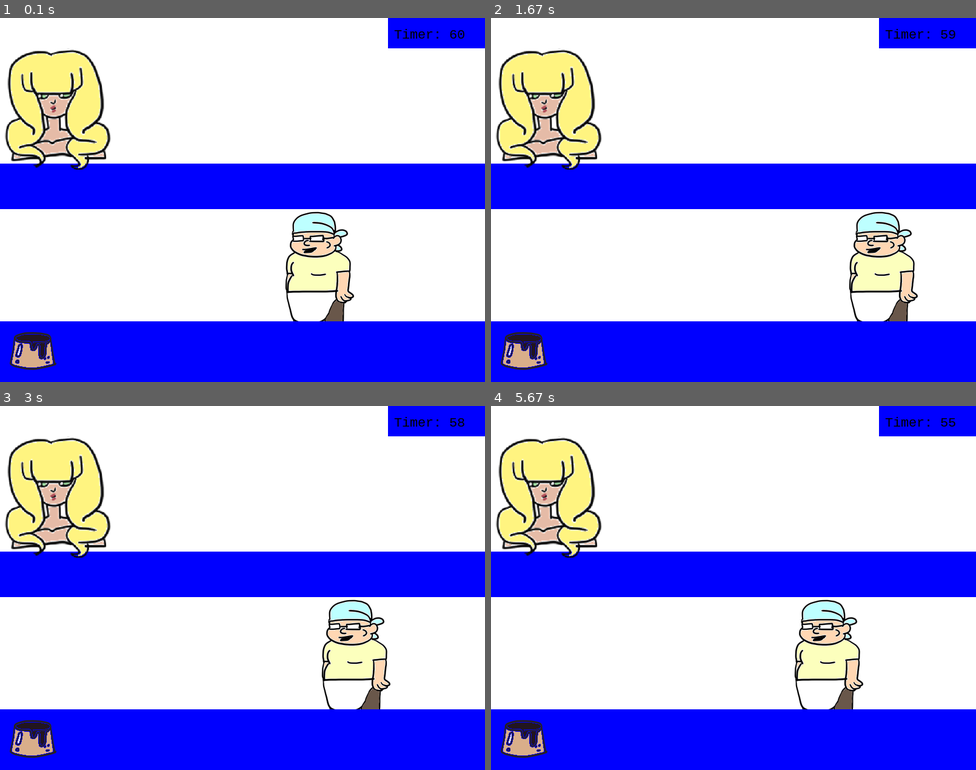
Above: before the commit, frames 1-4 (two rows, left to right).
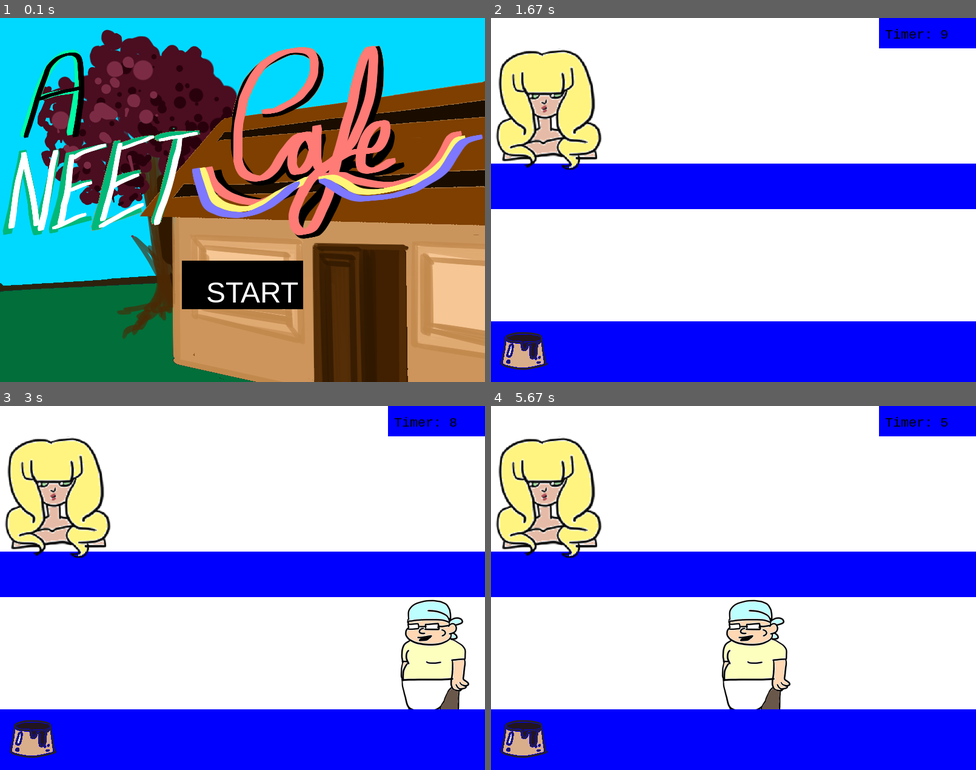
Above: after the commit, the same moments.

Repository: pokemonball34/PyGame
Game: pygame game, started from main.py
Two runs of this game, one before a commit and one after it. Both use one fixed random seed, a clock stepped at 60 frames per second and the inputs below.
Inputs (mouse positions are in pixels of both pictures, inside the frame that each line leads up to):
- Up to frame 1 (0.1 s): no input
- Up to frame 2 (1.67 s): click (733, 283) at 0.38 s, where only the run after the commit has a clickable "START"; hold Right 0.67-1.13 s; move the mouse to (714, 214) at 0.7 s; hold Right 1.17-1.63 s
- Up to frame 3 (3 s): hold Left 1.67-2.2 s; hold Left 2.23-2.63 s; hold Right from 2.67 s (still down)
- Up to frame 4 (5.67 s): release Right at 3.3 s; hold Left 3.33-3.8 s; hold Right 3.83-4.3 s; hold Left 4.83-5.37 s; hold Left from 5.4 s (still down)

The runs differ from the first frame. In frame 1, 99% of the frame differs, in the area x 0-100%, y 0-100%; in frame 2, 2.7%; in frame 3, 5.4%; in frame 4, 5.4%.

Commit message:
Update main.py

Diff:
--- a/main.py
+++ b/main.py
@@ -1,4 +1,3 @@
-# import appication and time
 import pygame
 import time
 
@@ -13,16 +12,19 @@
 
 # GRAPHICS
 main_character = pygame.image.load('main character.png')
+title_screen = pygame.image.load('title screen.png')
+game_over_screen = pygame.image.load('cg-you failed.png')
 # load and scale customer to fit the diplay rather than using it purely at its original size
 customer1 = pygame.image.load('patrons-3.png')
 customer1 = pygame.transform.scale(customer1, (200, 200))
-# load food
 pudding = pygame.image.load('food copy 3.png')
 
 # COLOR PALATE
 BLACK = (0, 0, 0)
 WHITE = (255, 255, 255)
 BLUE = (0, 0, 255)
+
+# ♫ Music and Sound Fx ♫
 
 # Seats; 0 means empty, 1 means taken
 seated_customer = [0, 0, 0, 0]
@@ -32,18 +34,19 @@
 clock = pygame.time.Clock()
 
 game_running = True
-scene = 'in_game'
+scene = 'main_menu'
 
 
-class PlayerCharacter:
+class PlayerCharacter(pygame.sprite.Sprite):
     def __init__(self):
-        self.img = main_character
+        pygame.sprite.Sprite.__init__(self)
+        self.image = main_character
         self.position = None
         self.x = 400
         self.y = 300
 
     def load_sprite(self):
-        game_display.blit(self.img, (self.x, self.y))
+        game_display.blit(self.image, (self.x, self.y))
 
 
 class ServingTable:
@@ -57,8 +60,9 @@
         self.serving_list.remove(food_name)
 
 
-class Customer:
+class Customer(pygame.sprite.Sprite):
     def __init__(self, image):
+        pygame.sprite.Sprite.__init__(self)
         self.img = image
         self.in_restaurant = True
         self.seat_position = -1
@@ -91,7 +95,7 @@
     key_refresh = False
     mouse_refresh = False
     current_pressed_key = None
-    countdown = 60
+    countdown = 10
     pygame.time.set_timer(pygame.USEREVENT, 1000)
     player = PlayerCharacter()
     customer01 = Customer(customer1)
@@ -105,7 +109,7 @@
             if scene == 'main_menu':
                 if event.type == pygame.MOUSEBUTTONDOWN and event.button == 1 and not mouse_refresh:
                     mouse_x, mouse_y = pygame.mouse.get_pos()                                                           # Checks mouse x and y coodinates
-                    if 300 < mouse_x < 500 and 300 < mouse_y < 380:                                                     # Condition, if the cursor is within the button when clicked
+                    if 300 < mouse_x < 500 and 400 < mouse_y < 480:                                                     # Condition, if the cursor is within the button when clicked
                         scene = 'in_game'                                                                               # Enters the Game
                         mouse_refresh = True
 
@@ -120,14 +124,6 @@
                     if countdown == 0:
                         scene = 'game_over'
                         countdown = 60
-                keys = pygame.key.get_pressed()
-
-                if keys[pygame.K_LEFT] and pygame.KEYDOWN:
-                    player.x -= 30
-
-                elif keys[pygame.K_RIGHT] and pygame.KEYDOWN:
-                    player.x += 30
-
             if scene == 'pause_menu':
                 if event.type == pygame.MOUSEBUTTONDOWN and event.button == 1 and not mouse_refresh:
                     scene = 'in_game'
@@ -138,14 +134,12 @@
 
         # Scene Logic Loop
         if scene == 'main_menu':
-            game_display.fill(WHITE)
-            game_title = title_font.render('A NEET Cafe', 1, BLACK)
-            game_display.blit(game_title, (255, 200))
+            game_display.blit(title_screen, (0, 0))
 
             # Start Button
-            pygame.draw.rect(game_display, BLACK, pygame.Rect(300, 300, 200, 80))
+            pygame.draw.rect(game_display, BLACK, pygame.Rect(300, 400, 200, 80))
             start_button = title_font.render('START', 1, WHITE)
-            game_display.blit(start_button, (320, 300))
+            game_display.blit(start_button, (340, 425))
 
         elif scene == 'in_game':
             game_display.fill(WHITE)
@@ -159,16 +153,23 @@
             game_display.blit(pudding, (0, 500))
             game_display.blit(timer, (DISPLAY_WIDTH * 0.8 + 10, 15))
 
+            # Player Controls
+            keys = pygame.key.get_pressed()
+            if keys[pygame.K_LEFT] and pygame.KEYDOWN:
+                player.x -= 10
+
+            elif keys[pygame.K_RIGHT] and pygame.KEYDOWN:
+                player.x += 10
+
+
         elif scene == 'pause_menu':
             pause = title_font.render('PAUSED', 1, BLACK)
             game_display.blit(pause, (DISPLAY_WIDTH / 2, DISPLAY_HEIGHT / 2))
 
         elif scene == 'game_over':
-            game_display.fill(BLACK)
-            game_over_title = my_font.render('GAME OVER', 1, WHITE)
-            game_over_title2 = title_font.render('GAME OVER', 1, WHITE)
-            game_display.blit(game_over_title, (255, 200))
-            game_display.blit(game_over_title2, (255, 400))
+            game_display.blit(game_over_screen, (0, 0))
+            game_over_title = title_font.render('GAME OVER', 1, WHITE)
+            game_display.blit(game_over_title, (255, 400))
 
         pygame.display.update()
         clock.tick(60)
